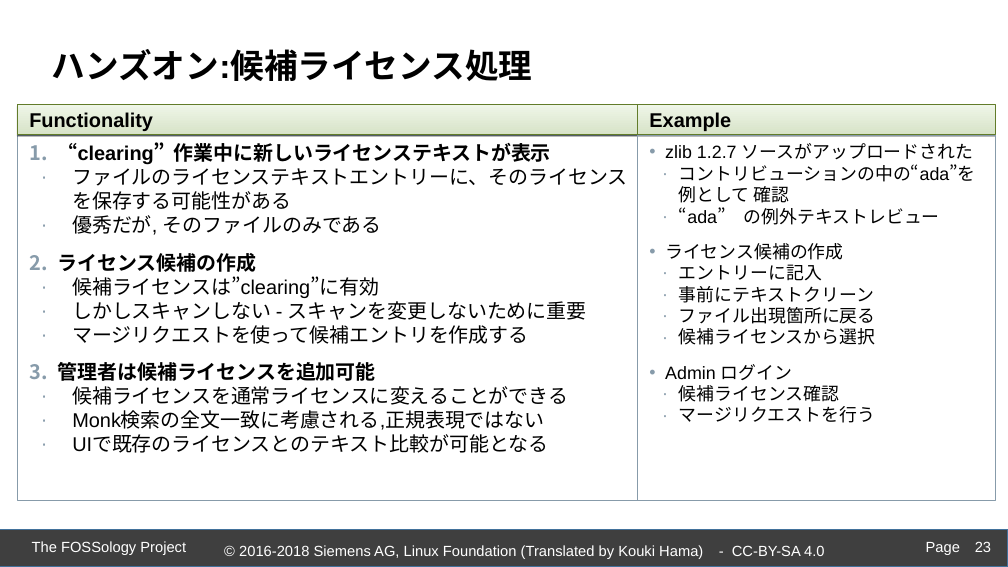
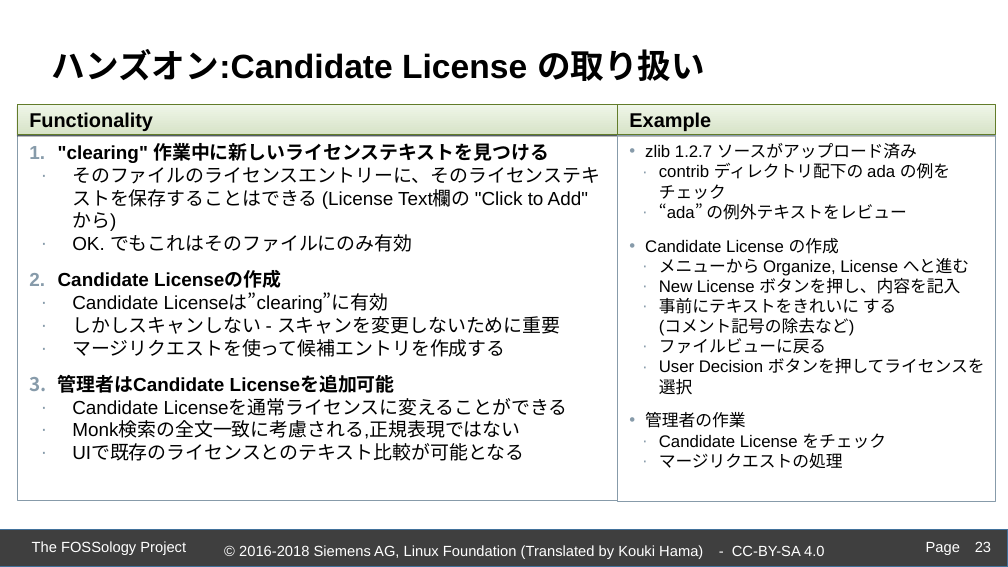
Before and after one commit to fossology/FOSSologySlides, a slide deck: slide 23 of Module-D-JPN-Acceleration-Features.pptx. Drawn at 1008x567 pixels with LibreOffice and Linux fonts; fonts in the diff are those of the drawing; background and template pictures are left out. Boxes give left, top, right and bottom in pixels: in the first picture for what was removed or moved away, otherwise in the second. Text is boxed around its words. In the diff, an @@ line names an element or a change of style, - is before the commit and + after.

```diff
--- a/Module-D-JPN-Acceleration-Features.pptx
+++ b/Module-D-JPN-Acceleration-Features.pptx
@@ text at box(52, 49, 705, 81): text changed @@
-ハンズオン:候補ライセンス処理
+ハンズオン:Candidate License の取り扱い
@@ rectangle "Functionality": place and size @@
-rectangle "Functionality" at box(17, 105, 637, 135)
+rectangle "Functionality" at box(17, 105, 618, 135)
@@ rectangle "Example": place and size @@
-rectangle "Example" at box(637, 105, 995, 135)
+rectangle "Example" at box(618, 105, 995, 135)
@@ rectangle ""clearing" 作業中に新しいライセンステキストを見つける": place and size @@
-rectangle ""clearing" 作業中に新しいライセンステキストを見つける" at box(17, 135, 637, 501)
+rectangle ""clearing" 作業中に新しいライセンステキストを見つける" at box(17, 135, 618, 501)
@@ text in rectangle at box(58, 143, 600, 313): text changed; size 19 to 18 pt @@
-  1. “clearing”作業中に新しいライセンステキストが表示
-    ∙ ファイルのライセンステキストエントリーに、そのライセンスを保存する可能性がある
-    ∙ 優秀だが, そのファイルのみである
-  2. ライセンス候補の作成
-    ∙ 候補ライセンスは”clearing”に有効
+  1. "clearing" 作業中に新しいライセンステキストを見つける
+    ∙ そのファイルのライセンスエントリーに、そのライセンステキストを保存することはできる (License Text欄の "Click to Add" から)
+    ∙ OK. でもこれはそのファイルにのみ有効
+  2. Candidate Licenseの作成
+    ∙ Candidate Licenseは”clearing”に有効
@@ rectangle "zlib 1.2.7 ソースがアップロード済み": place and size @@
-rectangle "zlib 1.2.7 ソースがアップロード済み" at box(637, 135, 995, 501)
+rectangle "zlib 1.2.7 ソースがアップロード済み" at box(618, 135, 995, 501)
@@ text in rectangle at box(645, 143, 985, 468): text changed; size 17 to 16 pt @@
-  • zlib 1.2.7 ソースがアップロードされた
-    ∙ コントリビューションの中の“ada”を例として 確認
-    ∙ “ada” の例外テキストレビュー
-  • ライセンス候補の作成
-    ∙ エントリーに記入
-    ∙ 事前にテキストクリーン
-    ∙ ファイル出現箇所に戻る
-    ∙ 候補ライセンスから選択
-  • Admin ログイン
-    ∙ 候補ライセンス確認
-    ∙ マージリクエストを行う
+  • zlib 1.2.7 ソースがアップロード済み
+    ∙ contrib ディレクトリ配下の ada の例をチェック
+    ∙ “ada” の例外テキストをレビュー
+  • Candidate License の作成
+    ∙ メニューから Organize, License へと進む
+    ∙ New License ボタンを押し、内容を記入
+    ∙ 事前にテキストをきれいに する
+      (コメント記号の除去など)
+    ∙ ファイルビューに戻る
+    ∙ User Decision ボタンを押してライセンスを選択
+  • 管理者の作業
+    ∙ Candidate License をチェック
+    ∙ マージリクエストの処理
@@ text in rectangle at box(72, 312, 560, 461): size 19 to 18 pt in "しかしスキャンしない - スキャンを変更しないために重要", "マージリクエストを使って候補エントリを作成する", "Monk検索の全文一致に考慮される,正規表現ではない", "UIで既存のライセンスとのテキスト比較が可能となる" @@
@@ text in rectangle at box(58, 375, 568, 416): text changed; size 19 to 18 pt @@
-  3. 管理者は候補ライセンスを追加可能
-    ∙ 候補ライセンスを通常ライセンスに変えることができる
+  3. 管理者はCandidate Licenseを追加可能
+    ∙ Candidate Licenseを通常ライセンスに変えることができる
```
Also in this commit, not shown: 15 other slides changed.
